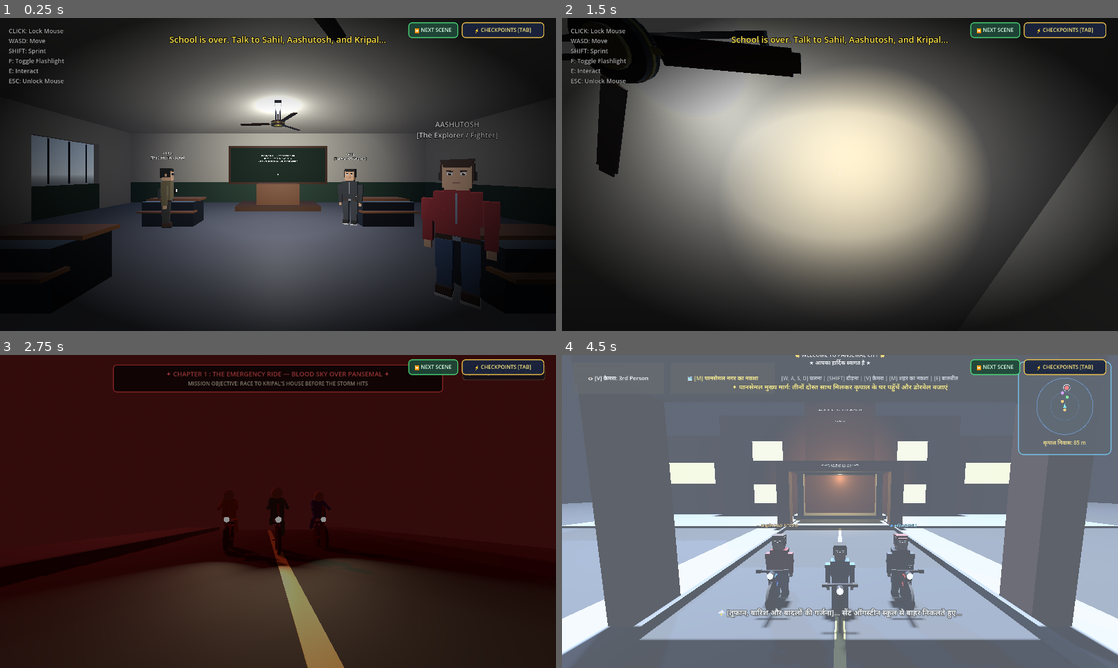
Above: before the commit, frames 1-4 (two rows, left to right).
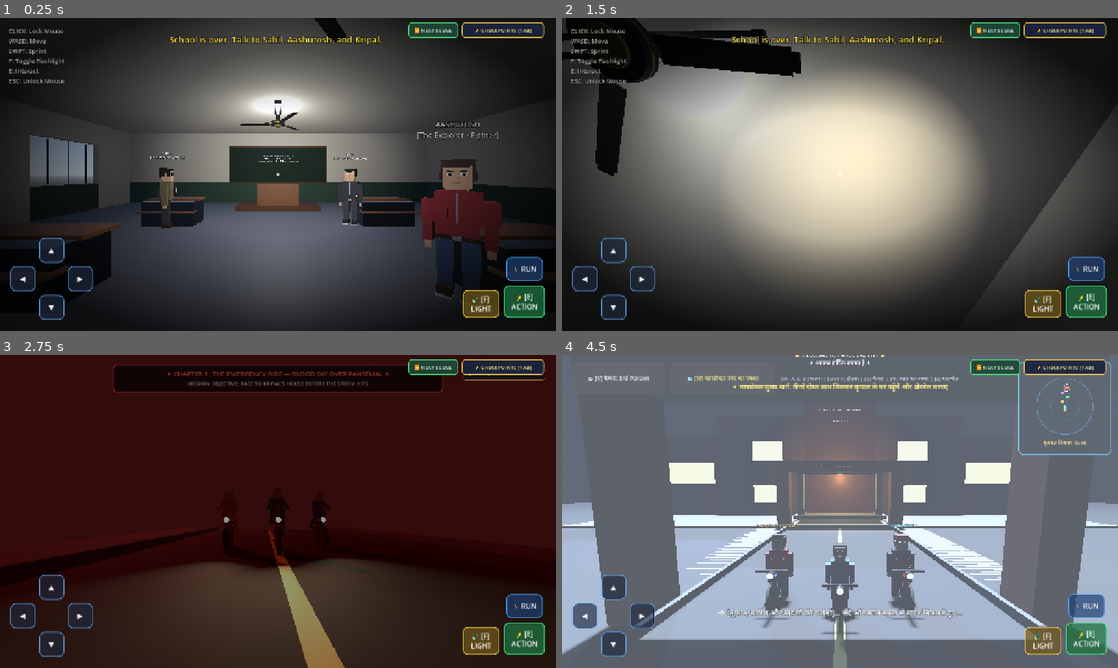
Above: after the commit, the same moments.

Repository: Sahil13092008/HorrorMission
Game: Godot game, scene res://scenes/classroom.tscn
The game is run twice, just before and just after one commit, with the same random seed, the same clock (stepped at 60 frames per second) and the same inputs. Sound files missing from this copy of the repository are replaced by a short silence.
Inputs:
- Up to frame 1 (0.25 s): no input
- Up to frame 2 (1.5 s): click "⚡ CHECKPOINTS [TAB]" at 0.5 s; click "✖ RESUME GAME [ESC]" at 1.25 s
- Up to frame 3 (2.75 s): click "⏩ NEXT SCENE" at 2 s
- Up to frame 4 (4.5 s): click "⚡ CHECKPOINTS [TAB]" at 2.75 s; click "✖ RESUME GAME [ESC]" at 3.5 s; click "⏩ NEXT SCENE" at 4.25 s

The runs differ from the first frame. In frame 1, 5.5% of the frame differs, in the area x 1-98%, y 0-97%; in frame 2, 4.4%; in frame 3, 4.7%; in frame 4, 8.4%, in the area x 0-100%, y 0-100%.

Commit message:
Add full Android mobile support: touch D-Pad, touch actions, swipe camera, etc2_astc textures, and Android export preset

Diff:
--- a/project.godot
+++ b/project.godot
@@ -26,8 +26,17 @@
 
 window/size/viewport_width=1280
 window/size/viewport_height=720
+window/stretch/mode="canvas_items"
+window/stretch/aspect="expand"
+window/handheld/orientation=5
+
+[input_devices]
+
+pointing/emulate_touch_from_mouse=true
+pointing/emulate_mouse_from_touch=true
 
 [rendering]
 
+textures/vram_compression/import_etc2_astc=true
 renderer/rendering_method="gl_compatibility"
 renderer/rendering_method.mobile="gl_compatibility"
--- a/scenes/building_police_station.tscn
+++ b/scenes/building_police_station.tscn
@@ -1,20 +1,3 @@
-[gd_scene load_steps=3 format=3 uid="uid://building_police_station"]
-
-[ext_resource type="Texture" uid="uid://police_tex" path="res://assets/buildings/police_station.jpg"]
+[gd_scene format=3 uid="uid://building_police_station"]
 
 [node name="PoliceStation" type="Node3D"]
-    [node name="AreaTrigger" type="Area3D" parent="PoliceStation"]
-    script = ExtResource( 2 )
-    [node name="CollisionShape" type="CollisionShape3D" parent="AreaTrigger"]
-    shape = BoxShape3D:new()
-    shape.size = Vector3(4,4,0.2)
-
-
-[node name="Sprite" type="Sprite3D" parent="."]
-texture = ExtResource( "uid://police_tex" )
-
-[node name="StaticBody" type="StaticBody3D" parent="."]
-
-[node name="CollisionShape" type="CollisionShape3D" parent="StaticBody"]
-shape = BoxShape3D:new()
-shape.size = Vector3(4, 4, 0.2)  # approximate size, adjust in editor if needed
--- a/scripts/bhangarh_ruins.gd
+++ b/scripts/bhangarh_ruins.gd
@@ -110,9 +110,9 @@
 	start_awakening_cutscene()
 
 func _input(event):
-	# Mouse look rotation
-	if event is InputEventMouseMotion and is_control_active and not is_jumpscare_triggered:
-		if Input.mouse_mode != Input.MOUSE_MODE_CAPTURED:
+	# Mouse or touch-drag look rotation
+	if (event is InputEventMouseMotion or event is InputEventScreenDrag) and is_control_active and not is_jumpscare_triggered:
+		if not OS.has_feature("mobile") and Input.mouse_mode != Input.MOUSE_MODE_CAPTURED:
 			Input.mouse_mode = Input.MOUSE_MODE_CAPTURED
 
 		kripal.rotate_y(-event.relative.x * MOUSE_SENSITIVITY)
--- a/scripts/checkpoint_manager.gd
+++ b/scripts/checkpoint_manager.gd
@@ -75,8 +75,14 @@
 	layer = 125 # Topmost UI layer
 	process_mode = Node.PROCESS_MODE_ALWAYS
 
+	# Register standard gameplay actions
+	for action in ["move_forward", "move_backward", "move_left", "move_right", "interact", "flashlight", "sprint"]:
+		if not InputMap.has_action(action):
+			InputMap.add_action(action)
+
 	build_hud()
 	build_modal()
+	build_mobile_controls()
 
 func _process(_delta: float) -> void:
 	# Keep mouse cursor visible whenever menu is open
@@ -409,6 +415,9 @@
 	Input.set_mouse_mode(Input.MOUSE_MODE_VISIBLE)
 	get_tree().paused = true
 
+	if mobile_controls_root:
+		mobile_controls_root.visible = false
+
 	populate_cards()
 
 	modal_overlay.visible = true
@@ -418,13 +427,17 @@
 	is_menu_open = false
 	modal_overlay.visible = false
 	get_tree().paused = false
+
+	var is_mobile = OS.has_feature("mobile") or OS.has_feature("android") or DisplayServer.is_touchscreen_available()
+	if mobile_controls_root:
+		mobile_controls_root.visible = is_mobile
 
 	# Only restore captured if not going into a UI cutscene
 	var cur = get_tree().current_scene
 	var current_path = cur.scene_file_path if cur else ""
 	if current_path == "res://scenes/phone_call_convo.tscn":
 		Input.mouse_mode = Input.MOUSE_MODE_VISIBLE
-	elif prev_mouse_mode == Input.MOUSE_MODE_CAPTURED:
+	elif prev_mouse_mode == Input.MOUSE_MODE_CAPTURED and not is_mobile:
 		Input.mouse_mode = Input.MOUSE_MODE_CAPTURED
 	else:
 		Input.mouse_mode = Input.MOUSE_MODE_VISIBLE
@@ -466,3 +479,138 @@
 	var target = CHAPTERS[next_index]["scene"]
 	print("Quick skipping to next scene: ", target)
 	jump_to_scene(target)
+
+var mobile_controls_root: Control
+
+func build_mobile_controls() -> void:
+	mobile_controls_root = Control.new()
+	mobile_controls_root.name = "MobileControls"
+	mobile_controls_root.anchors_preset = Control.PRESET_FULL_RECT
+	mobile_controls_root.anchor_right = 1.0
+	mobile_controls_root.anchor_bottom = 1.0
+	mobile_controls_root.mouse_filter = Control.MOUSE_FILTER_IGNORE
+	add_child(mobile_controls_root)
+
+	# Only display on mobile/touchscreen devices
+	var is_mobile = OS.has_feature("mobile") or OS.has_feature("android") or DisplayServer.is_touchscreen_available()
+	mobile_controls_root.visible = is_mobile
+	if not is_mobile:
+		return
+
+	# Helper to create styled touch button
+	var make_btn = func(text: String, size: Vector2, pos: Vector2, color_bg: Color, color_border: Color) -> Button:
+		var btn = Button.new()
+		btn.text = text
+		btn.custom_minimum_size = size
+		btn.size = size
+		btn.position = pos
+		btn.focus_mode = Control.FOCUS_NONE
+		var style = StyleBoxFlat.new()
+		style.bg_color = color_bg
+		style.border_width_left = 2
+		style.border_width_top = 2
+		style.border_width_right = 2
+		style.border_width_bottom = 2
+		style.border_color = color_border
+		style.corner_radius_top_left = 12
+		style.corner_radius_top_right = 12
+		style.corner_radius_bottom_right = 12
+		style.corner_radius_bottom_left = 12
+		btn.add_theme_stylebox_override("normal", style)
+		var pressed_style = style.duplicate()
+		pressed_style.bg_color = Color(color_bg.r * 1.5, color_bg.g * 1.5, color_bg.b * 1.5, 0.85)
+		btn.add_theme_stylebox_override("pressed", pressed_style)
+		btn.add_theme_color_override("font_color", Color(1, 1, 1, 0.95))
+		btn.add_theme_font_size_override("font_size", 16)
+		return btn
+
+	# --- Bottom-Left: Movement D-Pad ---
+	var dpad = Control.new()
+	dpad.name = "DPad"
+	dpad.anchors_preset = Control.PRESET_BOTTOM_LEFT
+	dpad.anchor_top = 1.0
+	dpad.anchor_bottom = 1.0
+	dpad.offset_left = 24
+	dpad.offset_top = -215
+	dpad.offset_right = 215
+	dpad.offset_bottom = -24
+	mobile_controls_root.add_child(dpad)
+
+	var bg_col = Color(0.12, 0.16, 0.24, 0.65)
+	var border_col = Color(0.4, 0.7, 1.0, 0.75)
+
+	var btn_up = make_btn.call("▲", Vector2(58, 58), Vector2(66, 0), bg_col, border_col)
+	btn_up.button_down.connect(func(): Input.action_press("move_forward"))
+	btn_up.button_up.connect(func(): Input.action_release("move_forward"))
+	dpad.add_child(btn_up)
+
+	var btn_down = make_btn.call("▼", Vector2(58, 58), Vector2(66, 132), bg_col, border_col)
+	btn_down.button_down.connect(func(): Input.action_press("move_backward"))
+	btn_down.button_up.connect(func(): Input.action_release("move_backward"))
+	dpad.add_child(btn_down)
+
+	var btn_left = make_btn.call("◀", Vector2(58, 58), Vector2(0, 66), bg_col, border_col)
+	btn_left.button_down.connect(func(): Input.action_press("move_left"))
+	btn_left.button_up.connect(func(): Input.action_release("move_left"))
+	dpad.add_child(btn_left)
+
+	var btn_right = make_btn.call("▶", Vector2(58, 58), Vector2(132, 66), bg_col, border_col)
+	btn_right.button_down.connect(func(): Input.action_press("move_right"))
+	btn_right.button_up.connect(func(): Input.action_release("move_right"))
+	dpad.add_child(btn_right)
+
+	# --- Bottom-Right: Action & Flashlight Buttons ---
+	var actions = Control.new()
+	actions.name = "Actions"
+	actions.anchors_preset = Control.PRESET_BOTTOM_RIGHT
+	actions.anchor_left = 1.0
+	actions.anchor_right = 1.0
+	actions.anchor_top = 1.0
+	actions.anchor_bottom = 1.0
+	actions.offset_left = -230
+	actions.offset_top = -180
+	actions.offset_right = -20
+	actions.offset_bottom = -20
+	mobile_controls_root.add_child(actions)
+
+	# [E] Interact Action Button
+	var btn_action = make_btn.call("⚡ [E]\nACTION", Vector2(95, 75), Vector2(110, 75), Color(0.12, 0.45, 0.25, 0.75), Color(0.3, 1.0, 0.6, 0.9))
+	btn_action.button_down.connect(func():
+		Input.action_press("interact")
+		var ev = InputEventKey.new()
+		ev.keycode = KEY_E
+		ev.pressed = true
+		Input.parse_input_event(ev)
+	)
+	btn_action.button_up.connect(func():
+		Input.action_release("interact")
+		var ev = InputEventKey.new()
+		ev.keycode = KEY_E
+		ev.pressed = false
+		Input.parse_input_event(ev)
+	)
+	actions.add_child(btn_action)
+
+	# [F] Flashlight Button
+	var btn_light = make_btn.call("🔦 [F]\nLIGHT", Vector2(85, 65), Vector2(15, 85), Color(0.45, 0.35, 0.1, 0.7), Color(1.0, 0.85, 0.3, 0.9))
+	btn_light.button_down.connect(func():
+		Input.action_press("flashlight")
+		var ev = InputEventKey.new()
+		ev.keycode = KEY_F
+		ev.pressed = true
+		Input.parse_input_event(ev)
+	)
+	btn_light.button_up.connect(func():
+		Input.action_release("flashlight")
+		var ev = InputEventKey.new()
+		ev.keycode = KEY_F
+		ev.pressed = false
+		Input.parse_input_event(ev)
+	)
+	actions.add_child(btn_light)
+
+	# [RUN] Sprint Button
+	var btn_sprint = make_btn.call("🏃 RUN", Vector2(85, 55), Vector2(115, 10), Color(0.12, 0.25, 0.45, 0.7), Color(0.3, 0.65, 1.0, 0.85))
+	btn_sprint.button_down.connect(func(): Input.action_press("sprint"))
+	btn_sprint.button_up.connect(func(): Input.action_release("sprint"))
+	actions.add_child(btn_sprint)
--- a/scripts/player.gd
+++ b/scripts/player.gd
@@ -42,23 +42,23 @@
 	if classroom and (classroom.get("is_in_group_discussion") == true or classroom.get("is_in_chapter_card") == true or classroom.get("is_in_bhangarh_map") == true):
 		return
 
-	# If clicked on the screen, lock mouse
+	# If clicked on the screen, lock mouse (on desktop only)
 	if event is InputEventMouseButton and event.pressed and event.button_index == MOUSE_BUTTON_LEFT:
-		if not is_in_dialogue and Input.mouse_mode != Input.MOUSE_MODE_CAPTURED:
+		if not is_in_dialogue and Input.mouse_mode != Input.MOUSE_MODE_CAPTURED and not OS.has_feature("mobile"):
 			Input.mouse_mode = Input.MOUSE_MODE_CAPTURED
 
-	# Handle mouse camera rotation
-	if event is InputEventMouseMotion and not is_in_dialogue:
-		if Input.mouse_mode != Input.MOUSE_MODE_CAPTURED:
+	# Handle mouse and mobile touch-drag camera rotation
+	if (event is InputEventMouseMotion or event is InputEventScreenDrag) and not is_in_dialogue:
+		if not OS.has_feature("mobile") and Input.mouse_mode != Input.MOUSE_MODE_CAPTURED:
 			Input.mouse_mode = Input.MOUSE_MODE_CAPTURED
 
 		rotate_y(-event.relative.x * MOUSE_SENSITIVITY)
 		head.rotate_x(-event.relative.y * MOUSE_SENSITIVITY)
 		head.rotation.x = clamp(head.rotation.x, deg_to_rad(-85), deg_to_rad(85))
 
-	if event is InputEventKey and event.pressed:
+	if (event is InputEventKey and event.pressed) or event.is_action_pressed("interact") or event.is_action_pressed("flashlight"):
 		# Toggle mouse capture / close simple popups with ESC
-		if event.keycode == KEY_ESCAPE:
+		if event is InputEventKey and event.keycode == KEY_ESCAPE:
 			if is_in_dialogue:
 				close_popup()
 			else:
@@ -67,12 +67,12 @@
 				else:
 					Input.mouse_mode = Input.MOUSE_MODE_CAPTURED
 
-		# Toggle Flashlight (Key F)
-		if event.keycode == KEY_F and not is_in_dialogue:
+		# Toggle Flashlight (Key F or Mobile Button)
+		if ((event is InputEventKey and event.keycode == KEY_F) or event.is_action_pressed("flashlight")) and not is_in_dialogue:
 			flashlight.visible = !flashlight.visible
 
-		# Interact (Key E)
-		if event.keycode == KEY_E:
+		# Interact (Key E or Mobile Button)
+		if (event is InputEventKey and event.keycode == KEY_E) or event.is_action_pressed("interact"):
 			if is_in_dialogue:
 				close_popup()
 			elif raycast.is_colliding():
@@ -107,14 +107,14 @@
 
 	# Handle movement
 	var current_speed = SPEED
-	if Input.is_key_pressed(KEY_SHIFT):
+	if Input.is_key_pressed(KEY_SHIFT) or Input.is_action_pressed("sprint"):
 		current_speed = SPRINT_SPEED
 
 	var input_dir = Vector2.ZERO
-	if Input.is_key_pressed(KEY_W): input_dir.y -= 1
-	if Input.is_key_pressed(KEY_S): input_dir.y += 1
-	if Input.is_key_pressed(KEY_A): input_dir.x -= 1
-	if Input.is_key_pressed(KEY_D): input_dir.x += 1
+	if Input.is_key_pressed(KEY_W) or Input.is_action_pressed("move_forward"): input_dir.y -= 1
+	if Input.is_key_pressed(KEY_S) or Input.is_action_pressed("move_backward"): input_dir.y += 1
+	if Input.is_key_pressed(KEY_A) or Input.is_action_pressed("move_left"): input_dir.x -= 1
+	if Input.is_key_pressed(KEY_D) or Input.is_action_pressed("move_right"): input_dir.x += 1
 	input_dir = input_dir.normalized()
 
 	var direction = (transform.basis * Vector3(input_dir.x, 0, input_dir.y)).normalized()
--- a/scripts/police_station.gd
+++ b/scripts/police_station.gd
@@ -222,7 +222,7 @@
 			_transition_to_phone_call()
 			return
 
-	if event is InputEventMouseMotion and mouse_captured and not cutscene_active:
+	if (event is InputEventMouseMotion or event is InputEventScreenDrag) and not cutscene_active:
 		cam_rot_y -= event.relative.x * MOUSE_SENSITIVITY
 		cam_rot_x -= event.relative.y * MOUSE_SENSITIVITY
 		cam_rot_x = clamp(cam_rot_x, -deg_to_rad(65), deg_to_rad(65))
Not shown, added: assets/buildings/police_station.jpg.import
Not shown, added: audio/bicycle_ride.wav.import
Not shown, added: audio/call_aashu_1.mp3.import
Not shown, added: audio/call_aashu_2.mp3.import
Not shown, added: audio/call_player_1.mp3.import
Not shown, added: audio/call_player_2.mp3.import
Not shown, added: audio/call_sahil_1.mp3.import
Not shown, added: audio/call_sahil_2.mp3.import
Not shown, added: audio/complaint_writing.wav.import
Not shown, added: audio/fir_stamp.wav.import
Not shown, added: audio/phone_pickup.wav.import
Not shown, added: audio/phone_ring.wav.import
(and 9 more such lines)
